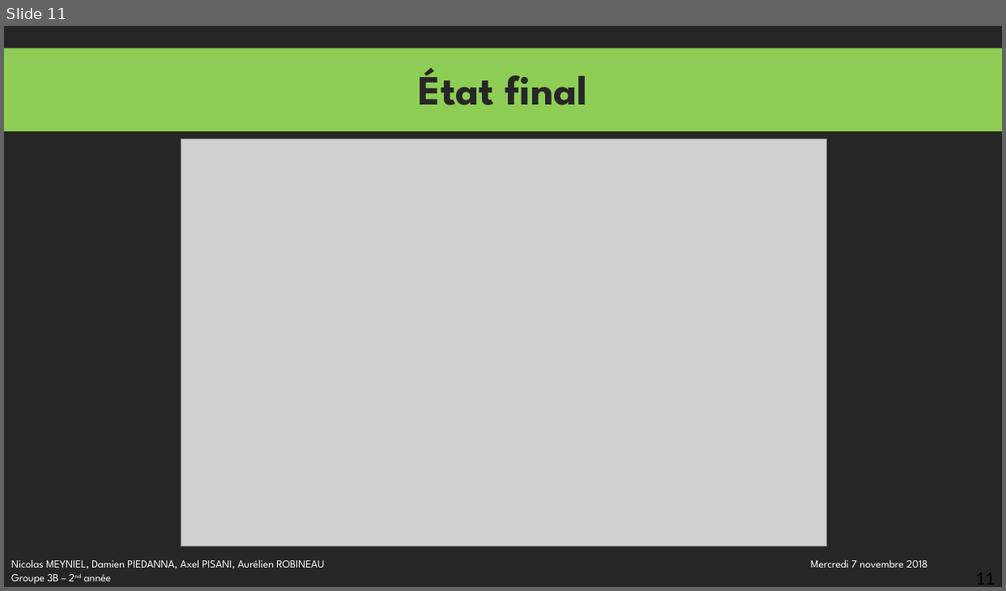
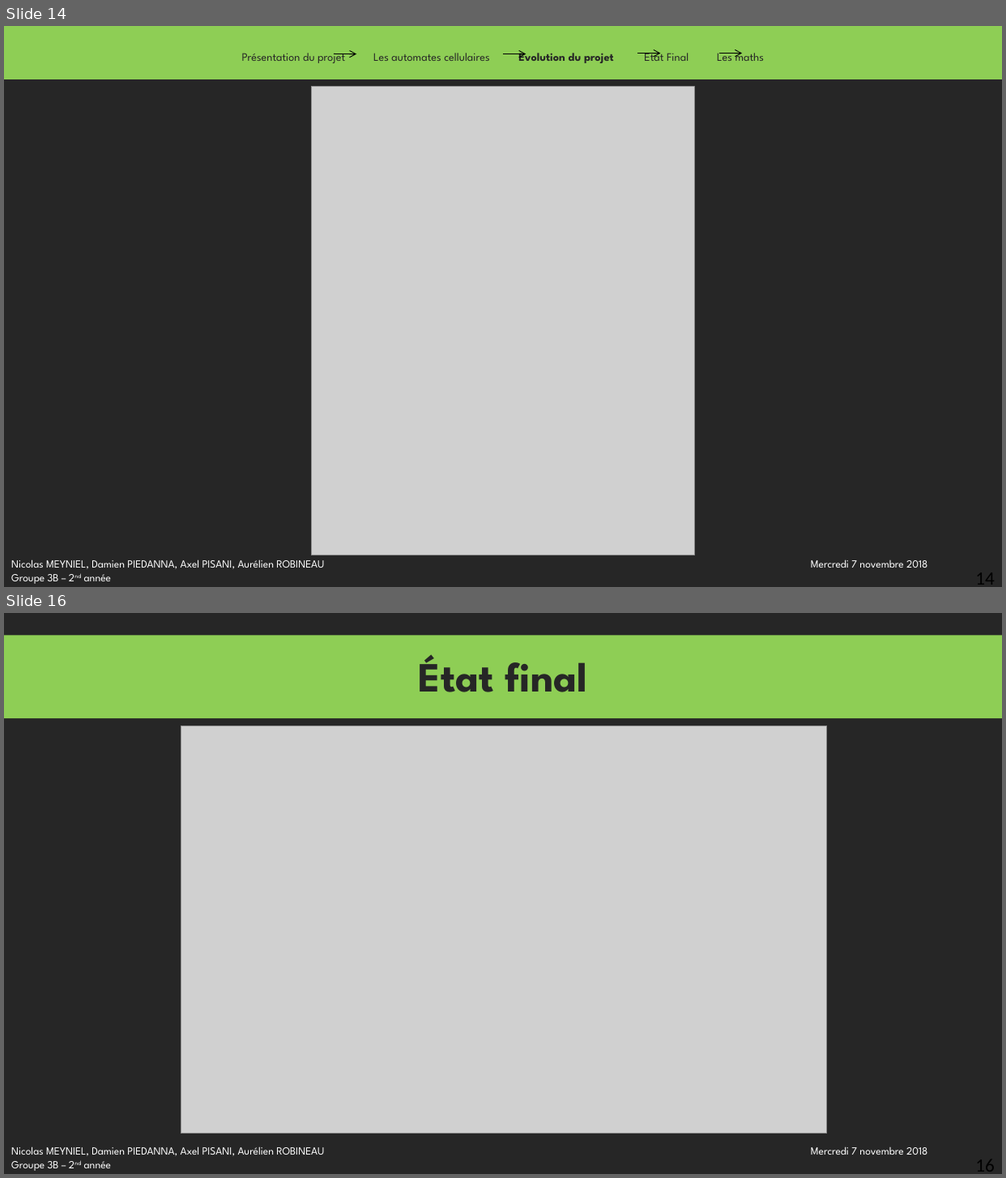
Before and after one commit to damien-piedanna/virus-cellular-automaton, a slide deck: doc/PowerPoint_Modelisation_Mathematique.pptx. Shown one above the other, each under a label of ours: slide 11 before the commit, slides 14 and 16 after it; the slides between them are not shown. The pictures are 1006x591 and 1006x1178 pixels, drawn with LibreOffice and Linux fonts; fonts in the diff are those of the drawing; grey boxes stand for pictures. Boxes give left, top, right and bottom in pixels: in the first picture for what was removed or moved away, otherwise in the second. Text is boxed around its words. In the diff, an @@ line names an element or a change of style, - is before the commit and + after.

Commit message:
ajout d'images pour l'évolution du projet

```diff
--- a/doc/PowerPoint_Modelisation_Mathematique.pptx
+++ b/doc/PowerPoint_Modelisation_Mathematique.pptx
@@ slide 14 added at [4,26,1002,587], background #262626 @@
@@ rectangle added at [4,26,1002,80], fill #8ECE55 @@
@@ text added at [242,49,765,63], 11 pt, text #262626 @@
+Présentation du projet Les automates cellulaires Evolution du projet Etat Final Les maths
@@ arrow added from (334, 54) to (356, 54), #000000 0.75 pt @@
@@ arrow added from (503, 54) to (526, 54), #000000 0.75 pt @@
@@ arrow added from (638, 53) to (661, 53), #000000 0.75 pt @@
@@ arrow added from (719, 53) to (742, 53), #000000 0.75 pt @@
@@ picture added at [312,87,695,556] @@
@@ text added at [11,560,927,570], 10.5 pt, text #FFFFFF @@
+Nicolas MEYNIEL, Damien PIEDANNA, Axel PISANI, Aurélien ROBINEAU Mercredi 7 novembre 2018
+Groupe 3B – 2nd année
@@ page number added at [975,567,994,587], 18 pt, text #000000 @@
+14
@@ what was slide 11 is now slide 16 @@
@@ page number at [975,1154,994,1174]: text changed @@
-11
+16
```
Also in this commit, not shown: 1 slide changed, 4 other slides added.
